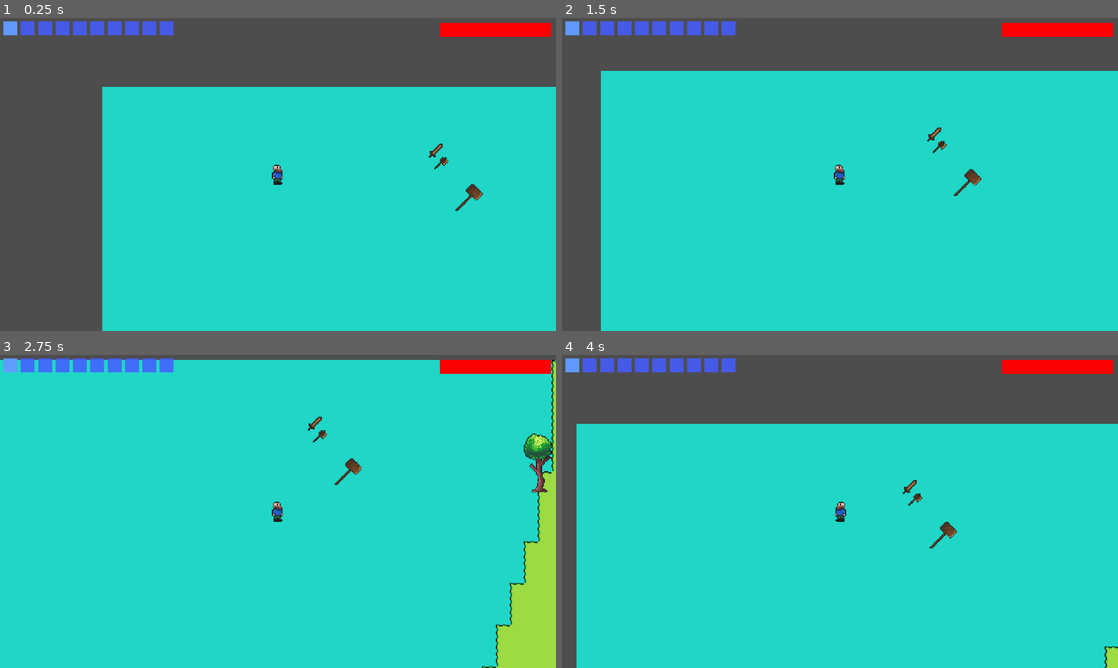
Above: before the commit, frames 1-4 (two rows, left to right).
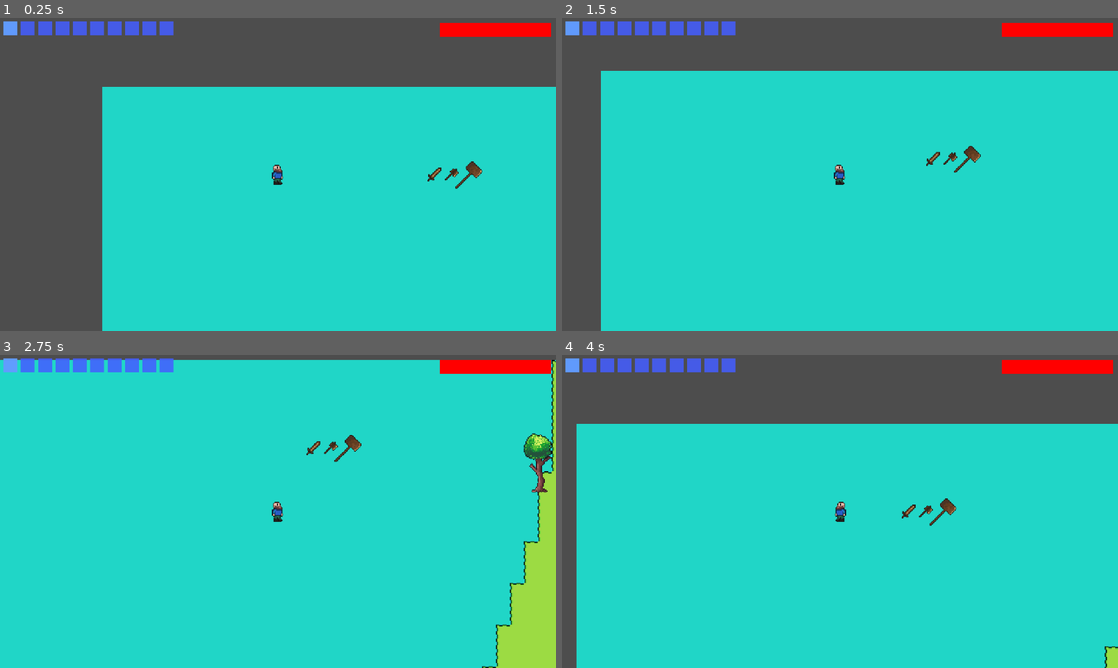
Above: after the commit, the same moments.

Repository: spsJakubSzydlowski/Evergrint
Game: Godot game, scene res://scenes/main.tscn
The game is run twice, just before and just after one commit, with the same random seed, the same clock (stepped at 60 frames per second) and the same inputs.
Inputs (mouse positions are in pixels of both pictures, inside the frame that each line leads up to):
- Up to frame 1 (0.25 s): no input
- Up to frame 2 (1.5 s): tap Enter at 0.5 s; move the mouse to (573, 27) at 0.52 s; hold Right 0.53-1.28 s; tap A (a) at 0.6 s; click (573, 27) at 0.67 s; tap D (d) at 0.8, 1.35 s; move the mouse to (589, 27) at 1.27 s; hold Down from 1.28 s (still down); click (589, 27) at 1.42 s
- Up to frame 3 (2.75 s): tap S (s) at 1.55, 2.1 s; move the mouse to (11, 364) at 2.02 s; release Down at 2.03 s; hold Right from 2.03 s (still down); click (11, 364) at 2.17 s; tap W (w) at 2.3 s
- Up to frame 4 (4 s): move the mouse to (589, 364) at 2.77 s; release Right at 2.78 s; hold Up 2.78-3.53 s; tap W (w) at 2.85 s; click (589, 364) at 2.92 s; tap A (a) at 3.05, 3.6 s; move the mouse to (573, 364) at 3.52 s; hold Left from 3.53 s (still down); click (573, 364) at 3.67 s; tap D (d) at 3.8 s

The runs differ from the first frame. In frame 1, 0.4% of the frame differs, in the area x 76-87%, y 40-62%; in frame 2, 0.4%, in the area x 65-76%, y 34-57%; in frame 3, 0.4%; in frame 4, 0.4%.

Commit message:
Update main
Manually spawn items now spawn at exact position

Diff:
--- a/scripts/main.gd
+++ b/scripts/main.gd
@@ -13,9 +13,9 @@
 
 	player = get_tree().get_first_node_in_group("Player")
 
-	DataManager.spawn_item("wooden_sword", Vector2(380, 100))
-	DataManager.spawn_item("wooden_axe", Vector2(400, 100))
-	DataManager.spawn_item("wooden_hammer", Vector2(420, 100))
+	DataManager.spawn_item("wooden_sword", Vector2(380, 100), false)
+	DataManager.spawn_item("wooden_axe", Vector2(400, 100), false)
+	DataManager.spawn_item("wooden_hammer", Vector2(420, 100), false)
 
 func spawn_entity():
 	var current_enemy_count = get_tree().get_nodes_in_group("entity").size()
